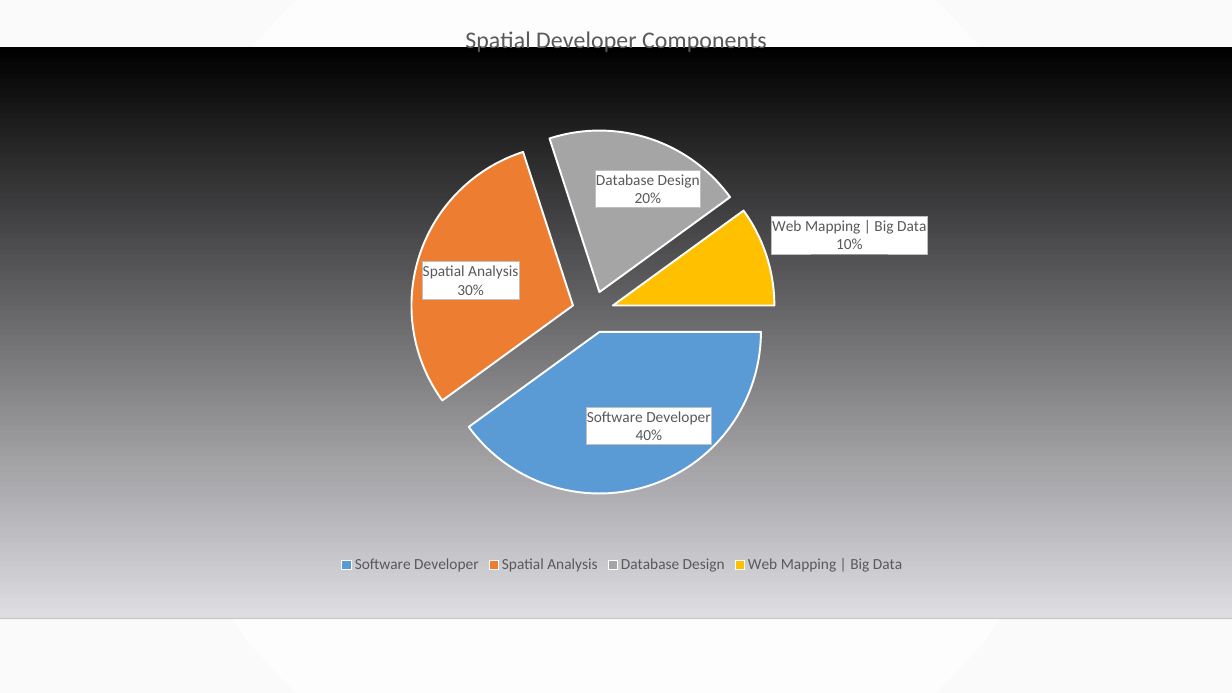
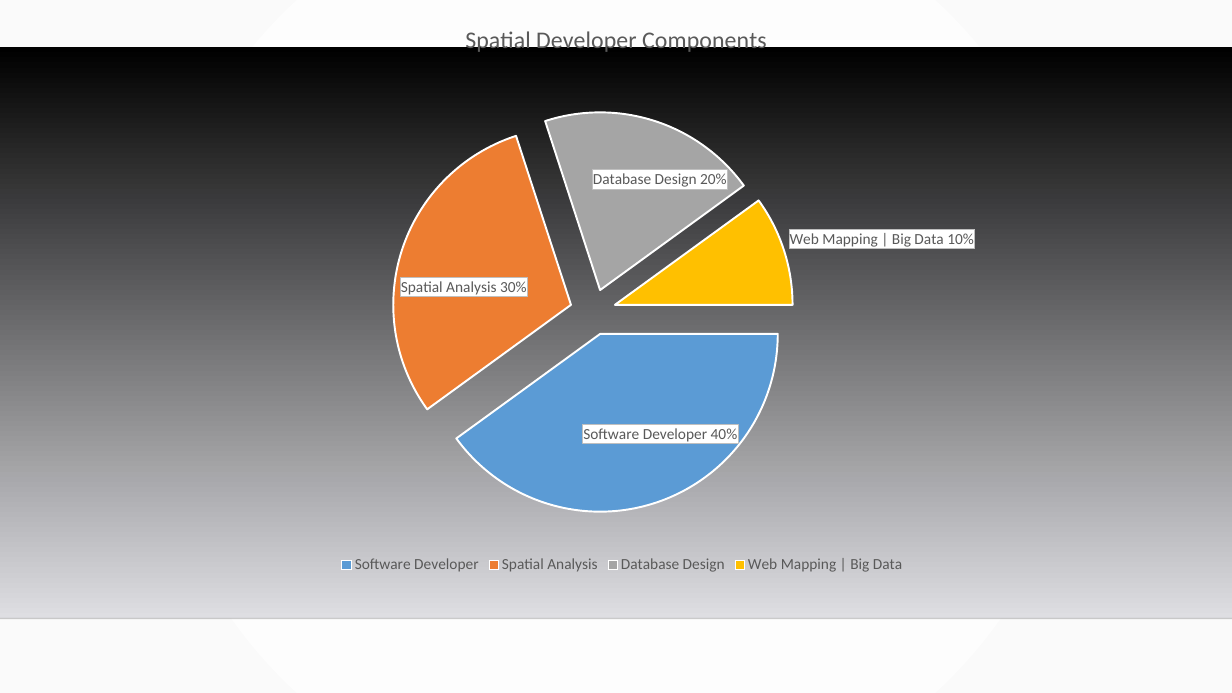
Before and after one commit to MGIS-UMN-GIS5578/GIS5578-week1, a slide deck: slide 4 of GIS5778.odp. Drawn at 1232x693 pixels with LibreOffice and Linux fonts; fonts in the diff are those of the drawing; background and template pictures are left out. Boxes give left, top, right and bottom in pixels: in the first picture for what was removed or moved away, otherwise in the second. Text is boxed around its words. In the diff, an @@ line names an element or a change of style, - is before the commit and + after.

```diff
--- a/GIS5778.odp
+++ b/GIS5778.odp
@@ pie chart at (x1=50, y1=18, x2=1196, y2=578) @@
@@ data labels of Spatial Developer Components changed @@
```
Also in this commit, not shown: 1 other slide changed, 1 other file.
